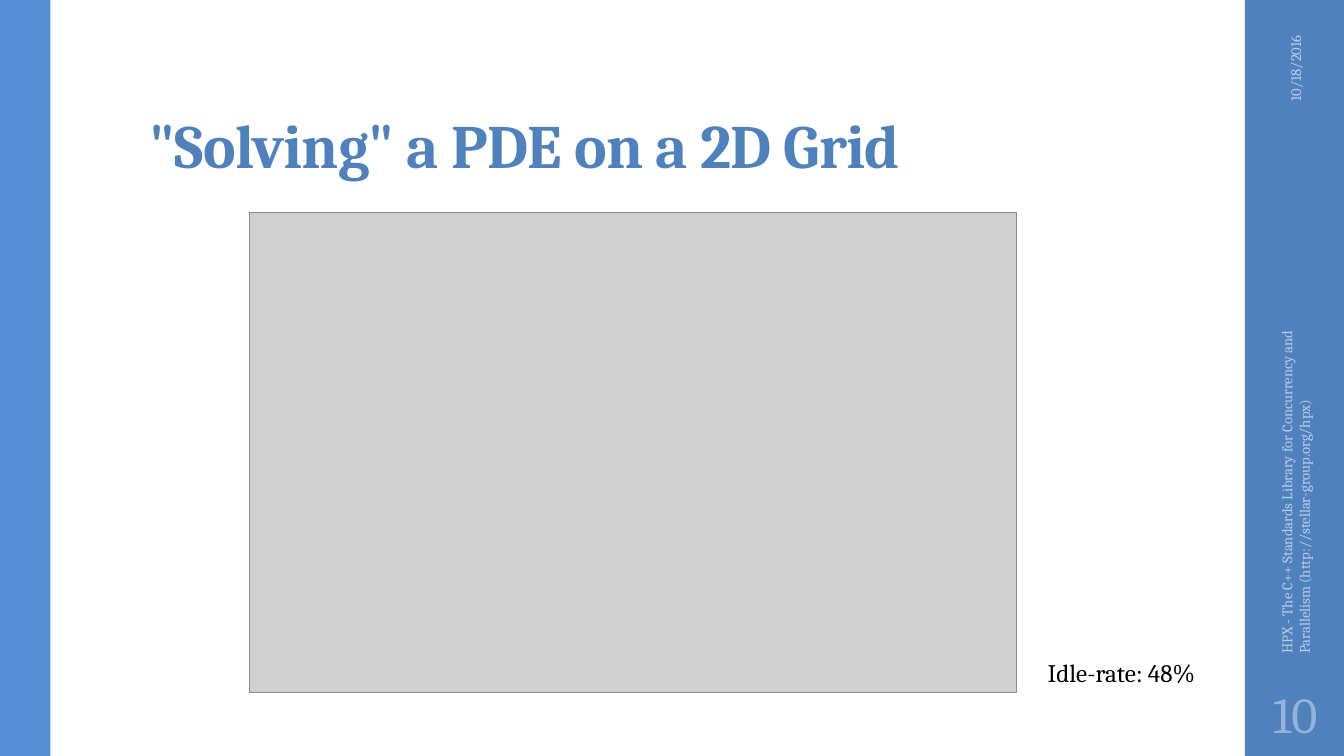
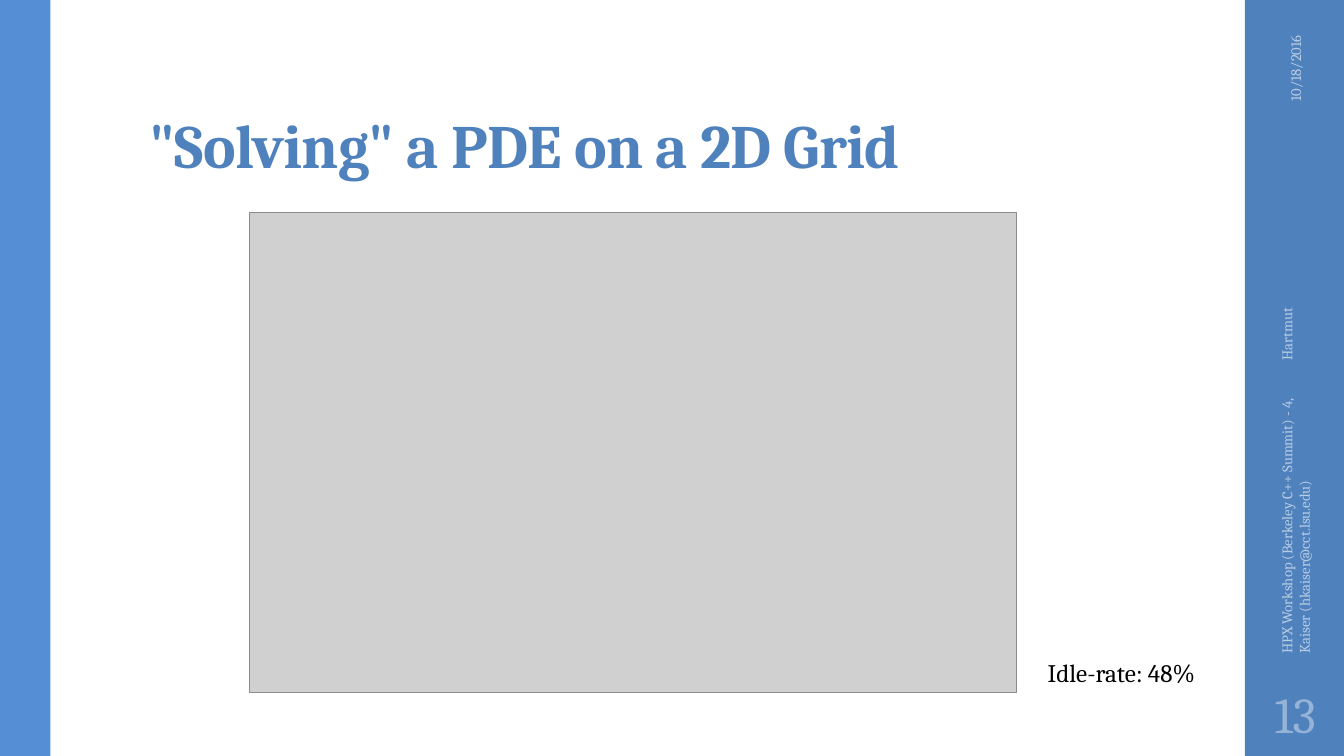
Before and after one commit to STEllAR-GROUP/tutorials, a slide deck: slide 13 of lbl2016/HPX Workshop (Berkeley C++ Summit) - 4.pptx (slide 10 before the commit). Drawn at 1344x756 pixels with LibreOffice and Linux fonts; fonts in the diff are those of the drawing; grey boxes stand for pictures; background and template pictures are left out. Boxes give left, top, right and bottom in pixels: in the first picture for what was removed or moved away, otherwise in the second. Text is boxed around its words. In the diff, an @@ line names an element or a change of style, - is before the commit and + after.

```diff
--- a/lbl2016/HPX Workshop (Berkeley C++ Summit) - 4.pptx
+++ b/lbl2016/HPX Workshop (Berkeley C++ Summit) - 4.pptx
@@ text at <box>1277,399,1313,652</box>: text changed @@
-HPX - The C++ Standards Library for Concurrency and Parallelism (http://stellar-group.org/hpx)
+HPX Workshop (Berkeley C++ Summit) - 4, Hartmut Kaiser (hkaiser@cct.lsu.edu)
@@ page number at <box>1275,699,1316,733</box>: text changed @@
-10
+13
```
Also in this commit, not shown: 10 other slides changed, 10 slides added, 2 other files.
